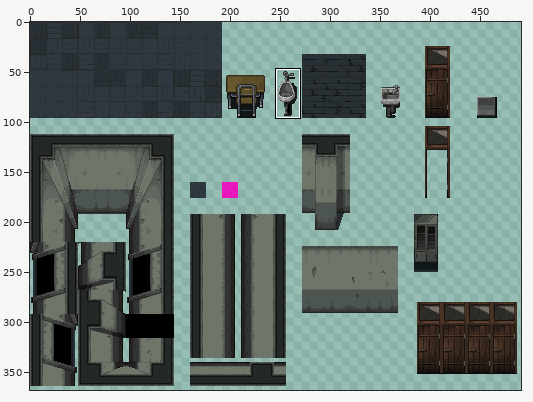
One commit to this sprite sheet: game/school/school_tiles.png. The first picture is a wide view before the edit; the outline marks the close-up.
Close-up. Before the commit:
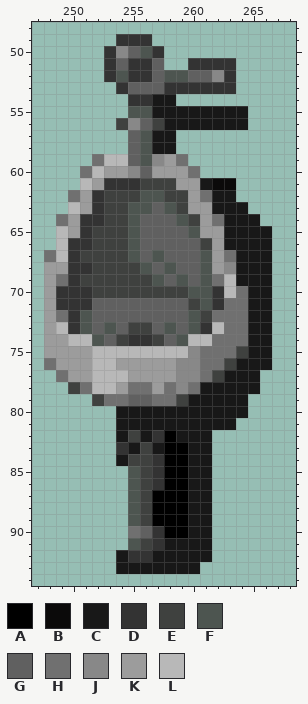
The file is 500x500 pixels. Colours within 5 levels of each other are drawn and written as one. Shown: x 247..268, y 48..94. The wide view leaves out empty margins. The commit also changed other parts of the picture, which this record leaves out.
Palette (. is transparent): A #000000  B #0b0a0a  C #181818  D #333333  E #3f413f  F #4d5550  G #606060  H #707070  J #888888  K #9c9c9c  L #b8b8b8
Now the later version:
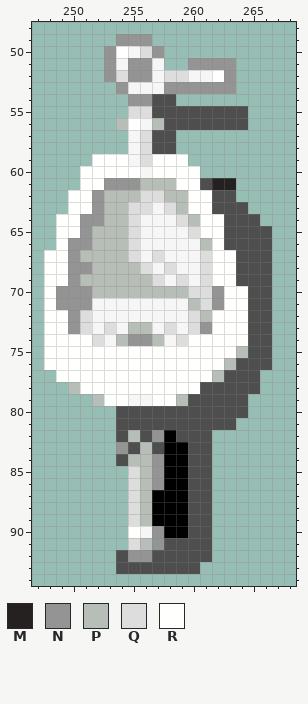
Colours new in this view: M #252120  N #949494  P #b7beb7  Q #dddddd  R #fffffe
From old to new:
colour C: #181818 -> #4e4e4e
colour F: #4d5550 -> #d1e9db
colour G: #606060 -> #f6f6f6
Changed rows in their new state; - is a pixel that keeps its letter.
first column x 248:
49 ------NNN--------
50 -----NR-QN-------
51 -----N-NN---NNNN-
52 -----NQNN-QQ--RN-
53 ------N---NNNNNN-
54 -------NN--------
55 -------QQ--------
56 ------PR-P-------
57 --------Q--------
58 --------Q--------
59 ----RRR-QRRR-----
60 ---RRRRR-RRRR----
61 ---RRNNNPPPRR-MM-
62 --RRNPPPQQPPRR---
63 --RRNPPQQ-QPRR---
64 -RRNNPPQ---QPRR--
65 -RRNPPPQ----QRR--
66 -RNNPPPQ-----PR--
67 RRNPPPPQ-Q---QRR-
68 RRNNPPPPQ-Q--QRR-
69 RRNPPPPPPQ-Q-QRR-
70 RNNNPPPPPPPPQQNRR
71 RNNN--------PQNRR
72 RRNQ--------QPRRR
73 RRNQ-Q-PP-Q-QNRRR
74 RRRRQ-PNNP-QRRRRR
75 RRRRRRRRRRRRRRRRP
76 RRRRRRRRRRRRRRRP-
77 -RRRRRRRRRRRRRP--
78 --PRRRRRRRRRR----
79 ----PRR--RRP-----
82 -------P-N-------
83 ------N-P--------
84 -------PPN-------
85 -------QPN-------
86 -------QPN-------
87 -------QP--------
88 -------QP--------
89 -------QP--------
90 -------R-N-------
91 -------QPN-------
92 -------NN--------
